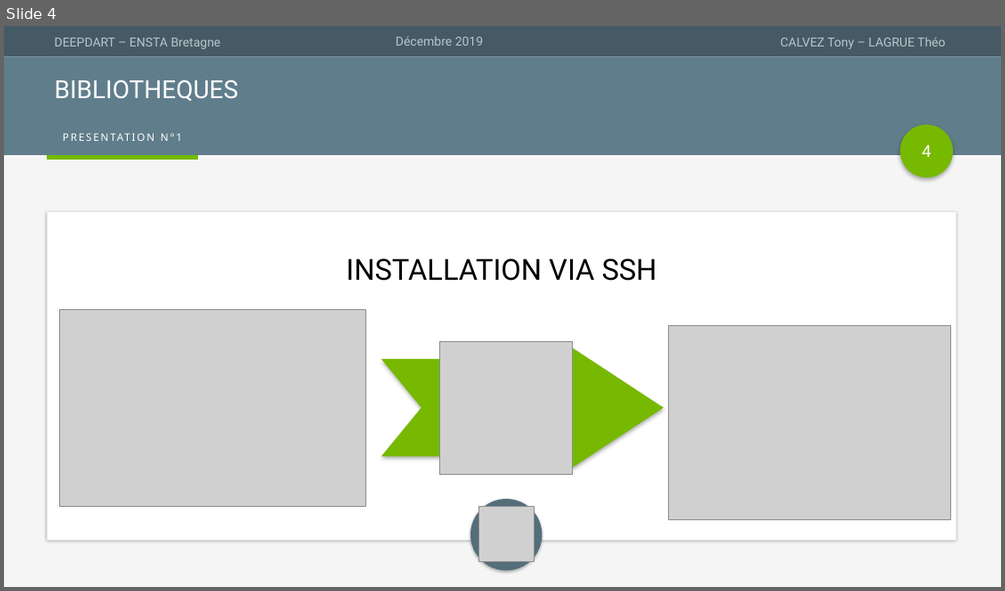
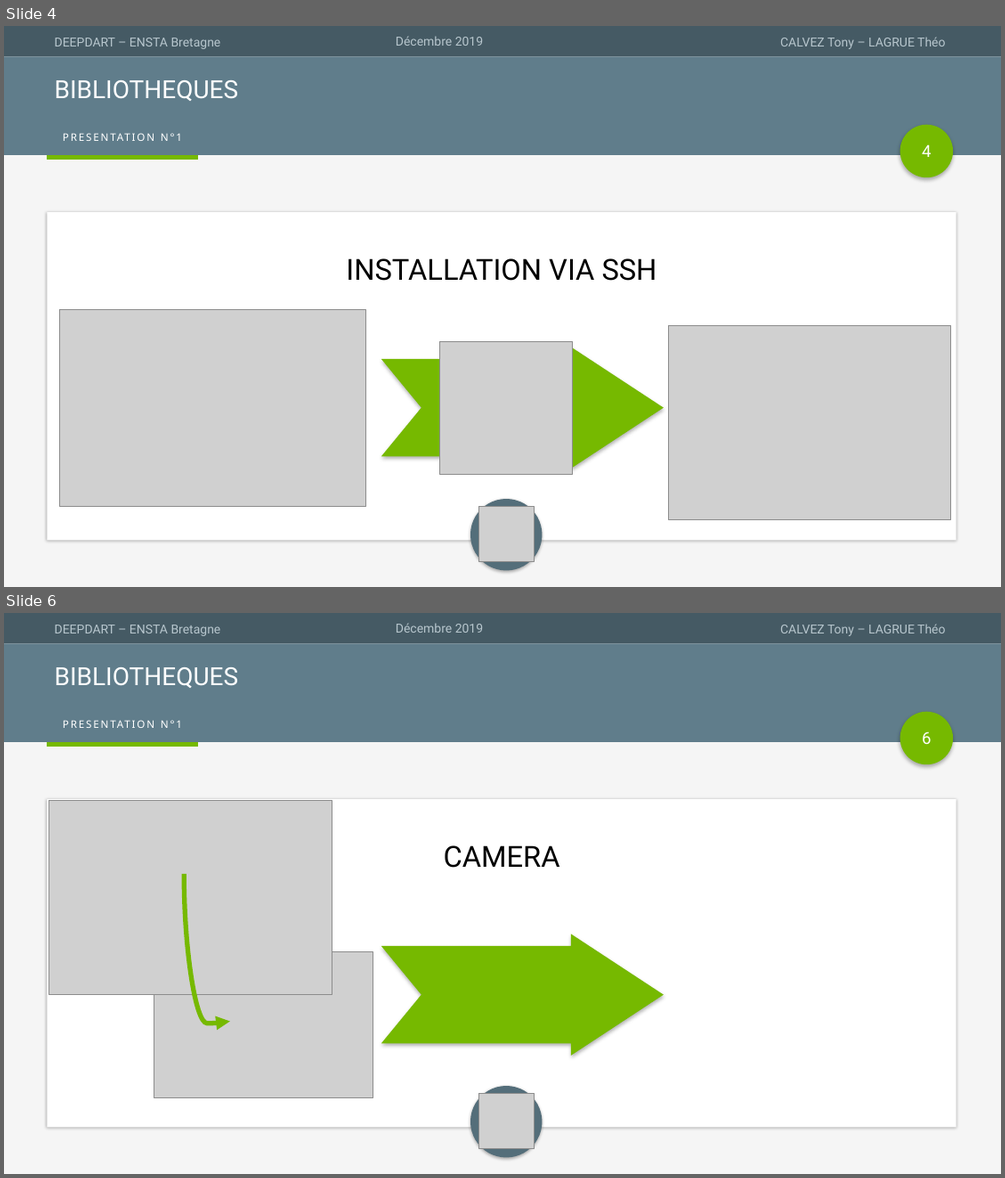
Before and after one commit to TonyCalvez/DEEPDART, a slide deck: PRESENTATION/Présentation1.pptx. Shown one above the other, each under a label of ours: slide 4 before the commit, slides 4 and 6 after it; the slides between them are not shown. The pictures are 1005x591 and 1005x1178 pixels, drawn with LibreOffice and Linux fonts; fonts in the diff are those of the drawing; grey boxes stand for pictures. Boxes give left, top, right and bottom in pixels: in the first picture for what was removed or moved away, otherwise in the second. Text is boxed around its words. In the diff, an @@ line names an element or a change of style, - is before the commit and + after.

```diff
--- a/PRESENTATION/Présentation1.pptx
+++ b/PRESENTATION/Présentation1.pptx
@@ slide 6 added at (x1=4, y1=613, x2=1001, y2=1174), background #F5F5F5; not listed: 8 template elements that a slide beside it also shows @@
@@ title added at (x1=55, y1=667, x2=239, y2=688), 24 pt, text #FFFFFF @@
+BIBLIOTHEQUES
@@ page number added at (x1=922, y1=731, x2=930, y2=745), 16 pt, text #FFFFFF @@
+6
@@ rectangle added at (x1=48, y1=799, x2=956, y2=1127), fill #FFFFFF @@
@@ picture added at (x1=48, y1=801, x2=332, y2=995) @@
@@ text added at (x1=444, y1=845, x2=560, y2=868), 28 pt, text #000000 @@
+CAMERA
@@ curved arrow added from (184, 874) to (230, 1022), #76B900 4.5 pt @@
@@ picture added at (x1=154, y1=952, x2=373, y2=1097) @@
@@ freeform shape added at (x1=381, y1=934, x2=663, y2=1055), fill #76B900 @@
@@ ellipse added at (x1=470, y1=1086, x2=542, y2=1158), fill #546E7A @@
@@ picture added at (x1=479, y1=1093, x2=534, y2=1149) @@
```
Also in this commit, not shown: 2 slides changed, 2 other slides added, 5 other files.
